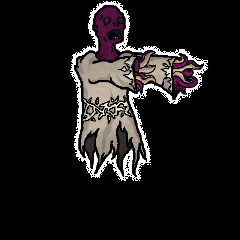
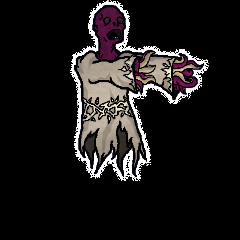
Comparing the layer stacks of the two w=240, h=240 images. Changes:
painted on "diffuse" over box(72, 0, 209, 179)
